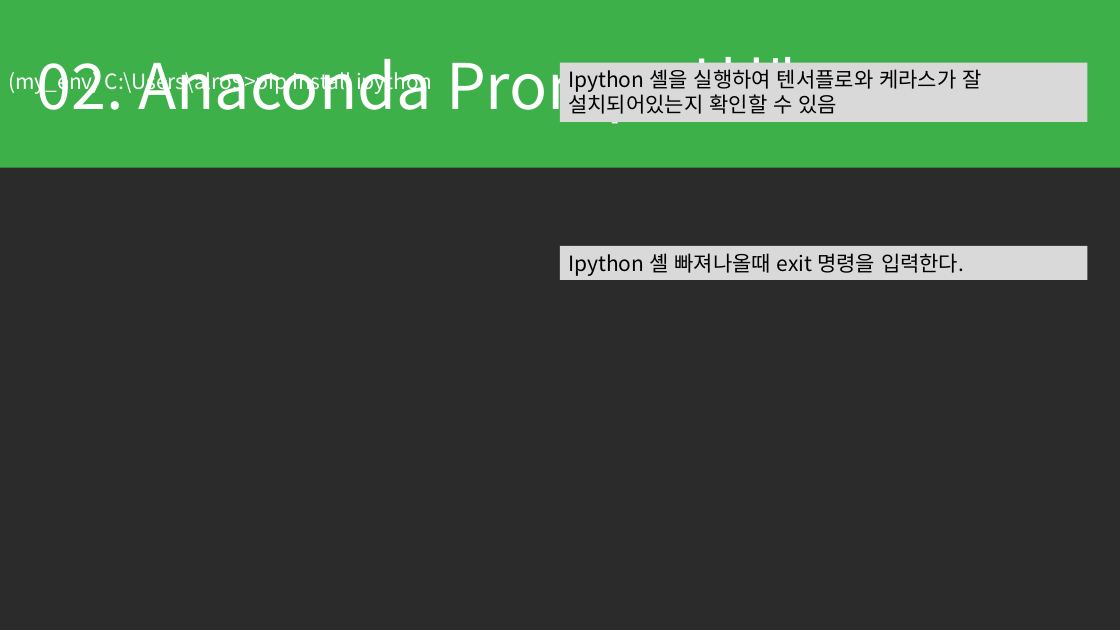
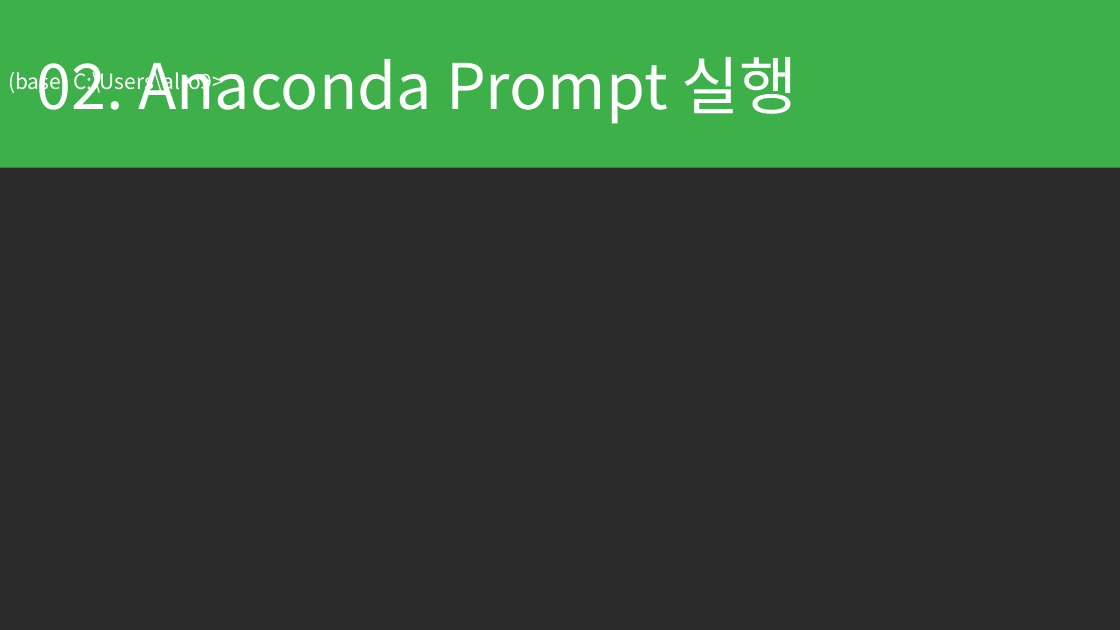
Before and after one commit to alro923/Deep_learning_with_python, a slide deck: slide 11 of 00 환경설정 (아나콘다,텐서플로,케라스).pptx (slide 12 before the commit). Drawn at 1120x630 pixels with LibreOffice and Linux fonts; fonts in the diff are those of the drawing; background and template pictures are left out; a plain dark background stands for a picture behind light text. Boxes give left, top, right and bottom in pixels: in the first picture for what was removed or moved away, otherwise in the second. Text is boxed around its words. In the diff, an @@ line names an element or a change of style, - is before the commit and + after.

```diff
--- a/00 환경설정 (아나콘다,텐서플로,케라스).pptx
+++ b/00 환경설정 (아나콘다,텐서플로,케라스).pptx
@@ text at <box>8,68,224,94</box>: text changed @@
-(my_env) C:\Users\alro9>pip install ipython
+(base) C:\Users\alro9>
@@ rectangle removed at <box>560,62,1088,122</box> @@
-Ipython 셸을 실행하여 텐서플로와 케라스가 잘 설치되어있는지 확인할 수 있음
@@ rectangle removed at <box>560,246,1088,280</box> @@
-Ipython 셸 빠져나올때 exit 명령을 입력한다.
```
Also in this commit, not shown: 1 other slide changed, 1 slide removed.
